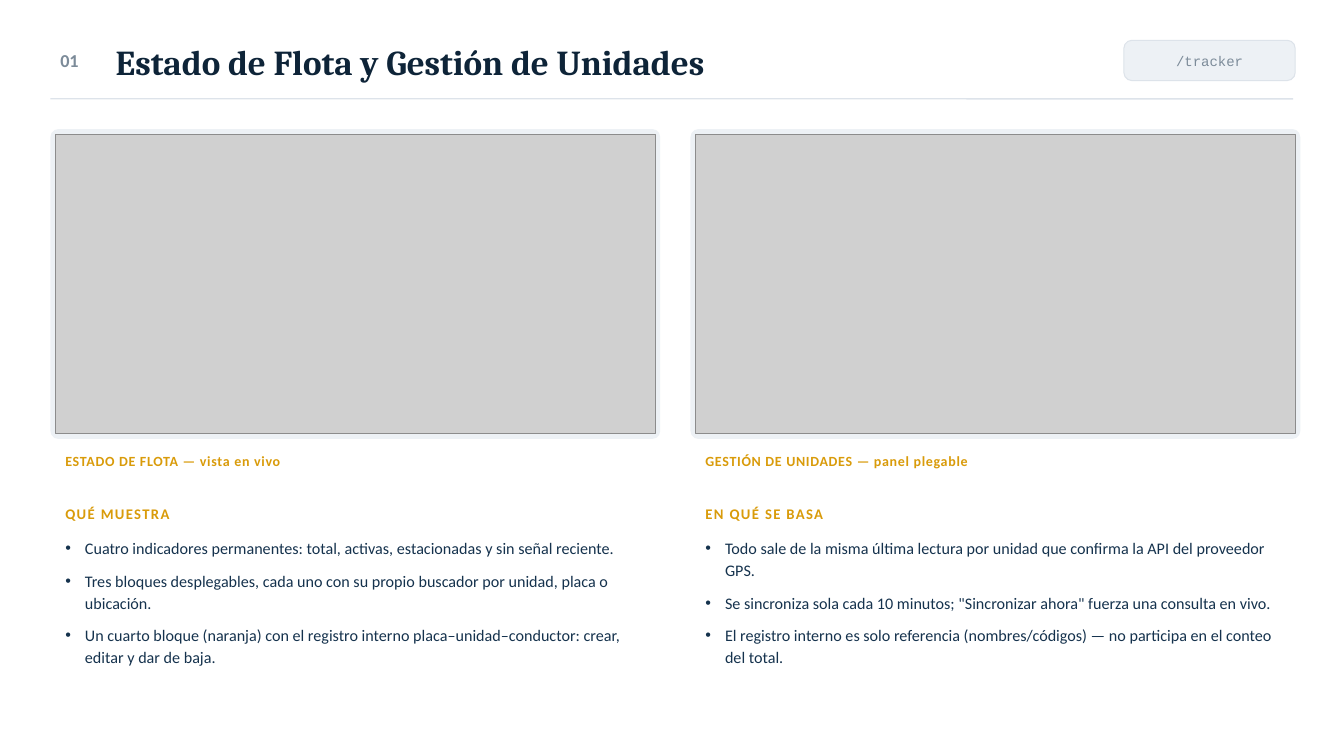
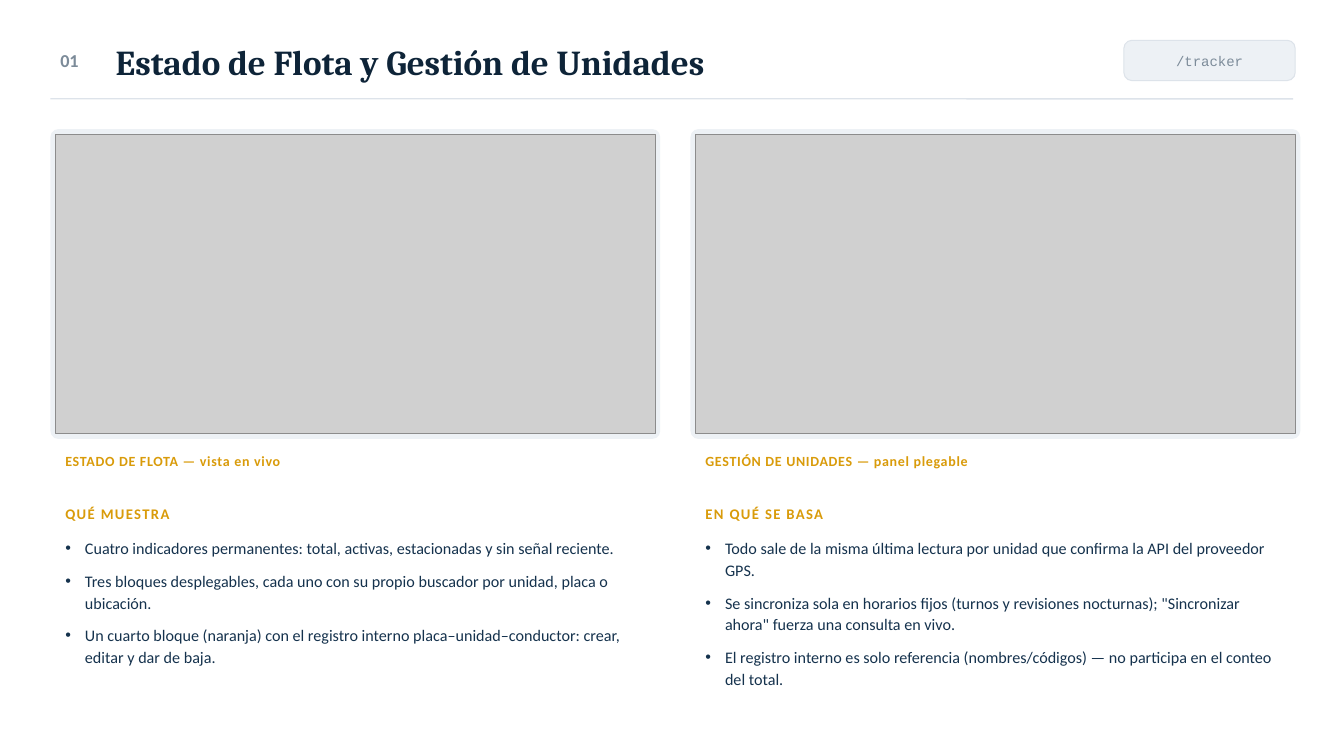
Before and after one commit to MIGUELLUCHO1111/LUCHOO, a slide deck: slide 3 of informes/Tracker_GPS_de_Flota.pptx. Drawn at 1344x756 pixels with LibreOffice and Linux fonts; fonts in the diff are those of the drawing; grey boxes stand for pictures. Boxes give left, top, right and bottom in pixels: in the first picture for what was removed or moved away, otherwise in the second. Text is boxed around its words. In the diff, an @@ line names an element or a change of style, - is before the commit and + after.

```diff
--- a/informes/Tracker_GPS_de_Flota.pptx
+++ b/informes/Tracker_GPS_de_Flota.pptx
@@ text at [725,597,1239,630]: text changed @@
-• Se sincroniza sola cada 10 minutos; "Sincronizar ahora" fuerza una consulta en vivo.
+• Se sincroniza sola en horarios fijos (turnos y revisiones nocturnas); "Sincronizar ahora" fuerza una consulta en vivo.
```
Also in this commit, not shown: 4 other slides changed, 1 other file.
